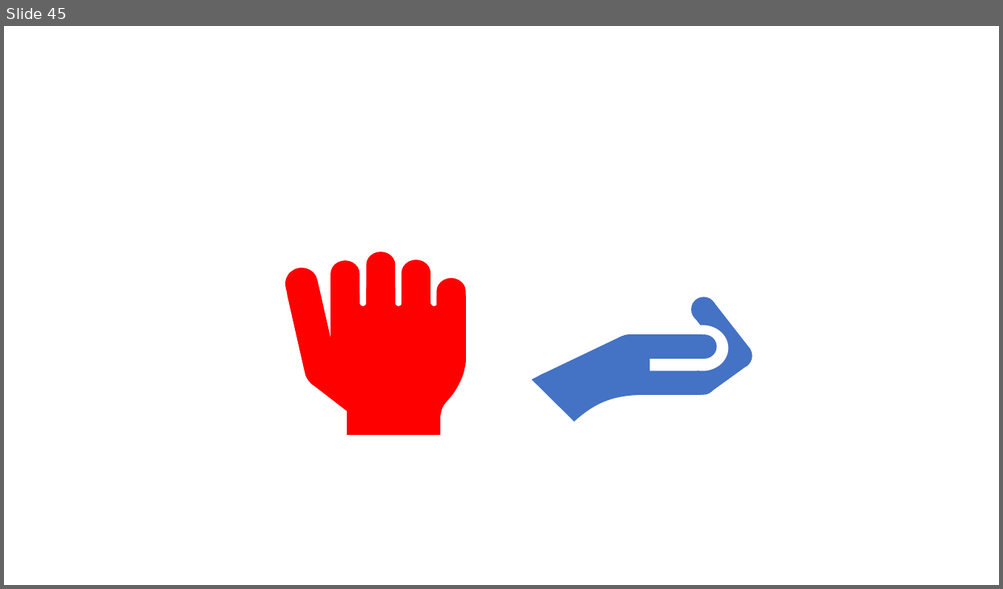
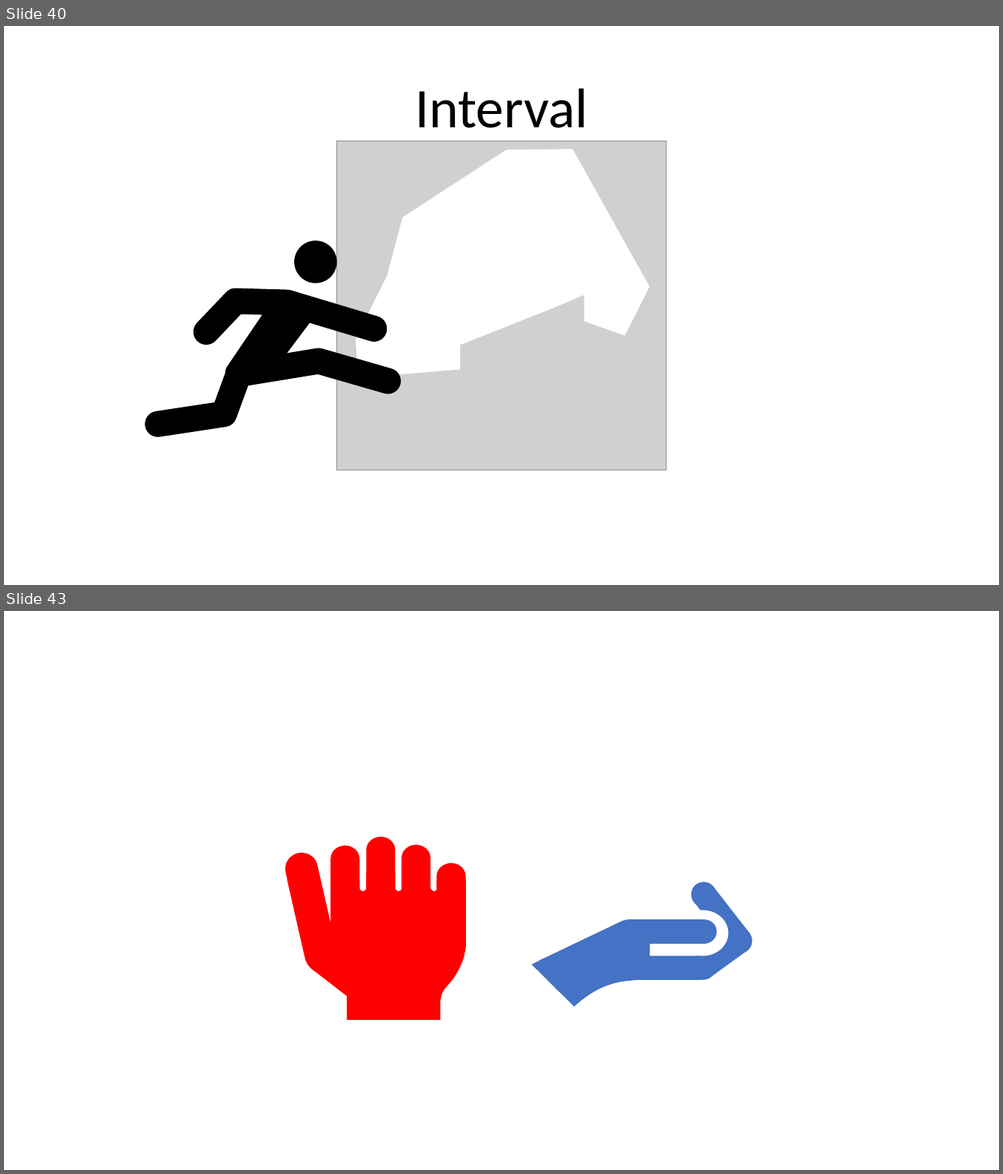
Before and after one commit to Sebastian-Whitehead/MED6_Projekt, a slide deck: BCI AV.pptx. Shown one above the other, each under a label of ours: slide 45 before the commit, slides 40 and 43 after it; the slides between them are not shown. The pictures are 1003x589 and 1003x1174 pixels, drawn with LibreOffice and Linux fonts; fonts in the diff are those of the drawing; grey boxes stand for pictures. Boxes give left, top, right and bottom in pixels: in the first picture for what was removed or moved away, otherwise in the second. Text is boxed around its words. In the diff, an @@ line names an element or a change of style, - is before the commit and + after.

```diff
--- a/BCI AV.pptx
+++ b/BCI AV.pptx
@@ slide 40 added at bbox=[4, 26, 999, 585], background #FFFFFF @@
@@ title added at bbox=[415, 88, 588, 128], 54 pt, text #000000 @@
+Interval
@@ picture added at bbox=[337, 141, 666, 471] @@
@@ freeform shape added at bbox=[356, 149, 649, 378], fill #FFFFFF @@
@@ group added at bbox=[158, 241, 387, 424]: 3 freeform shapes, 1 ellipse @@
@@ what was slide 45 is now slide 43 @@
```
Also in this commit, not shown: 2 slides changed, 2 other slides added, 5 slides removed, 4 other files.
